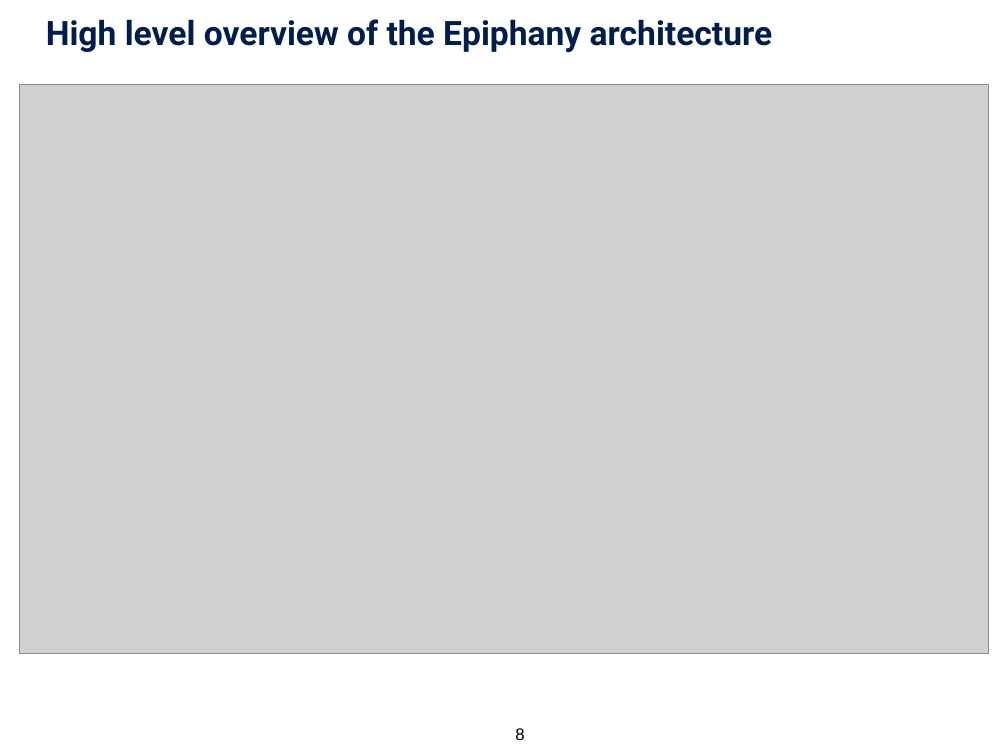
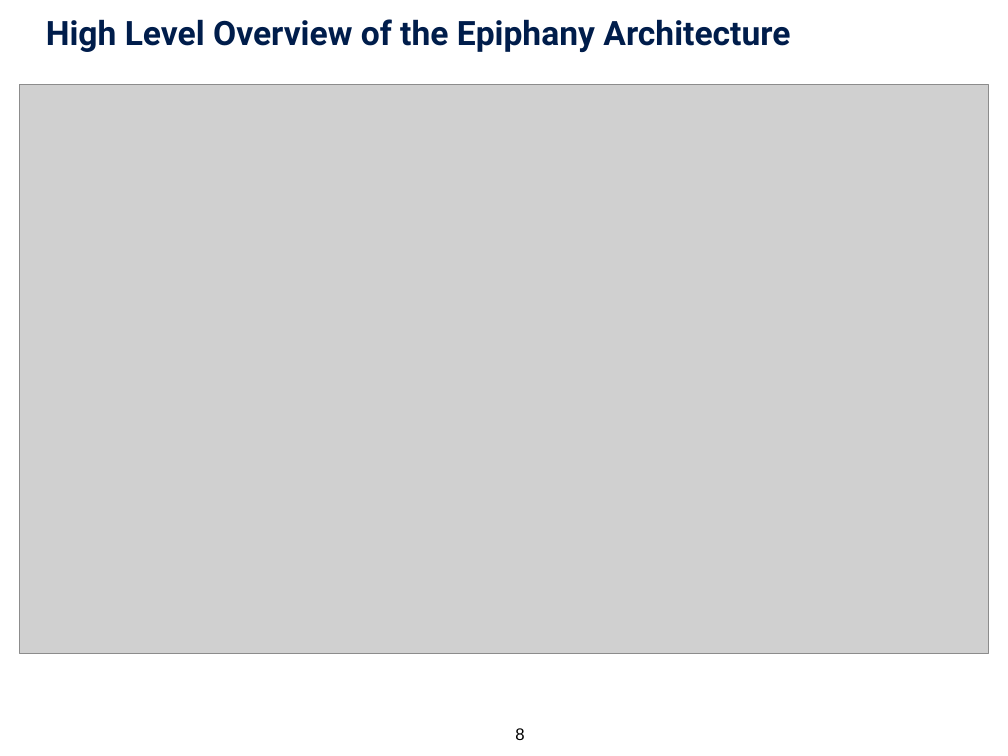
Before and after one commit to tobiashuste/parallella-hauptseminar, a slide deck: slide 8 of presentation/praesentation.pptx. Drawn at 1008x756 pixels with LibreOffice and Linux fonts; fonts in the diff are those of the drawing; grey boxes stand for pictures; background and template pictures are left out. Boxes give left, top, right and bottom in pixels: in the first picture for what was removed or moved away, otherwise in the second. Text is boxed around its words. In the diff, an @@ line names an element or a change of style, - is before the commit and + after.

```diff
--- a/presentation/praesentation.pptx
+++ b/presentation/praesentation.pptx
@@ title at (x1=46, y1=19, x2=790, y2=52): text changed @@
-High level overview of the Epiphany architecture
+High Level Overview of the Epiphany Architecture
```
Also in this commit, not shown: 13 other slides changed, 4 slides added, 1 slide removed, 2 other files.
